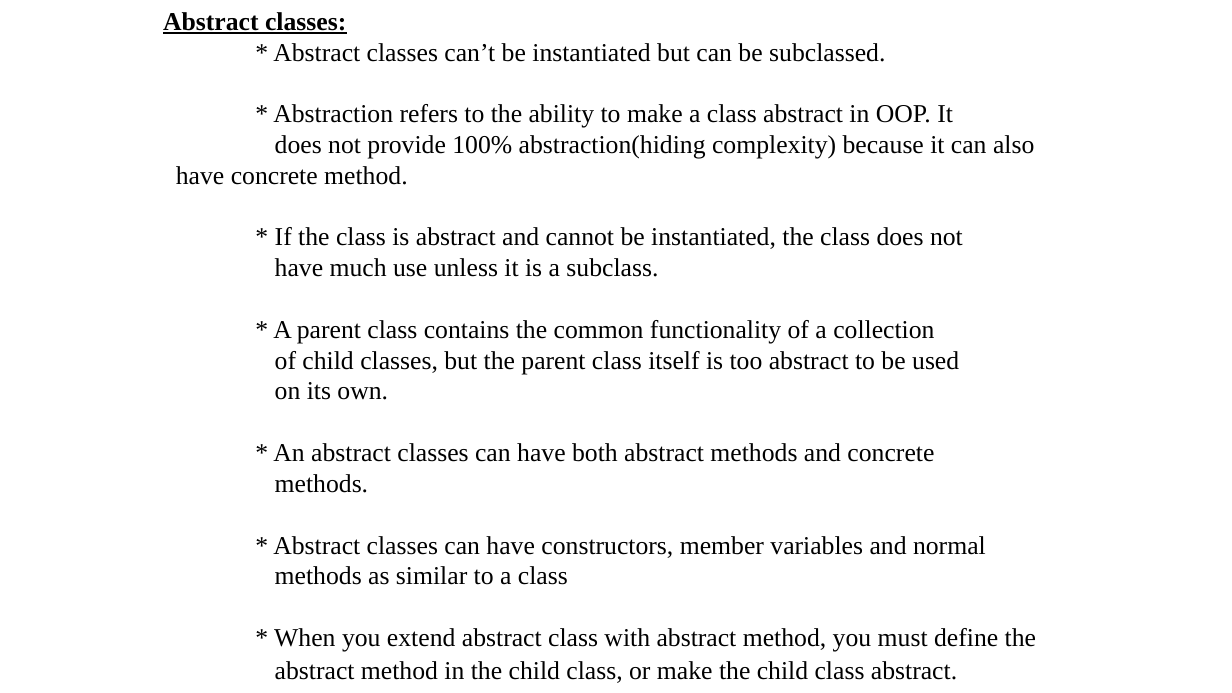
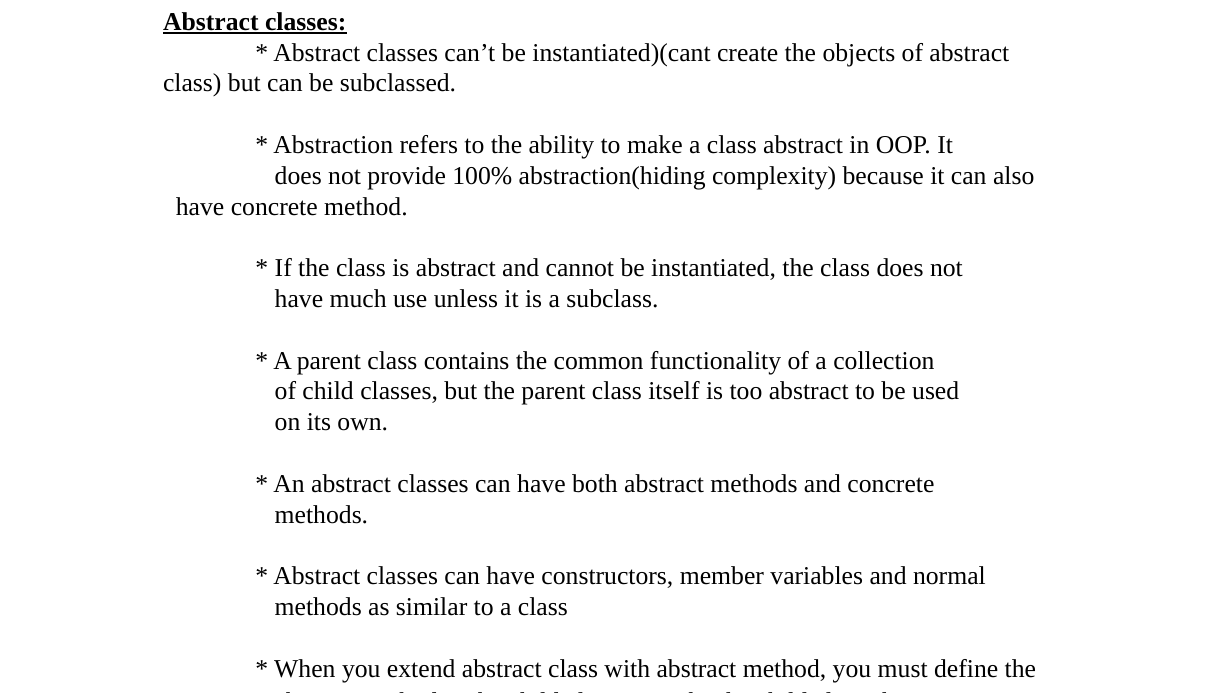
Before and after one commit to itsdeekshit098/STUDIES, a slide deck: slide 107 of java/sem 3/Module 2 Class, objects and methods.pptx. Drawn at 1232x693 pixels with LibreOffice and Linux fonts; fonts in the diff are those of the drawing. Boxes give left, top, right and bottom in pixels: in the first picture for what was removed or moved away, otherwise in the second. Text is boxed around its words. In the diff, an @@ line names an element or a change of style, - is before the commit and + after.

```diff
--- a/java/sem 3/Module 2 Class, objects and methods.pptx
+++ b/java/sem 3/Module 2 Class, objects and methods.pptx
@@ text at (163,43,1009,96): text changed @@
-* Abstract classes can’t be instantiated but can be subclassed.
+* Abstract classes can’t be instantiated)(cant create the objects of abstract class) but can be subclassed.
```
Also in this commit, not shown: 11 other files.
